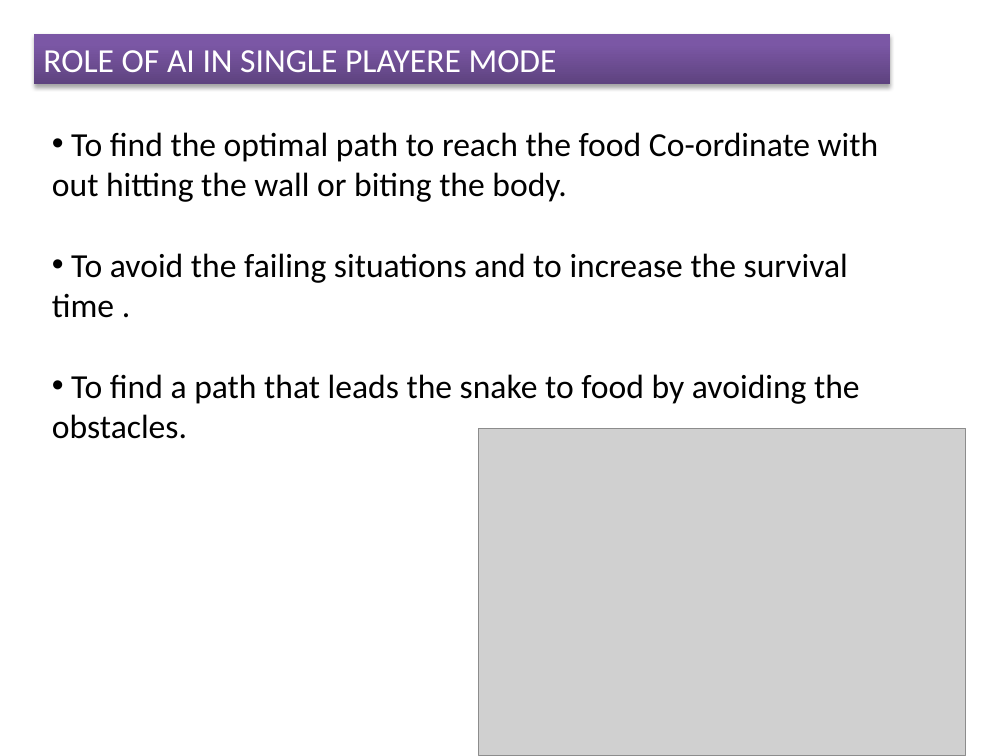
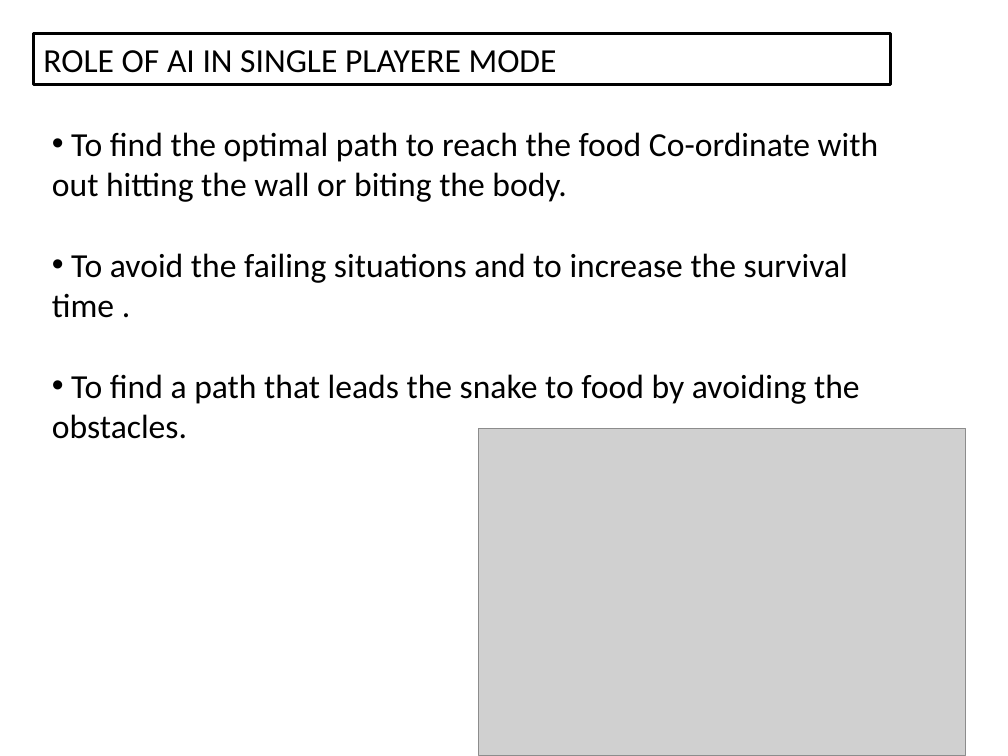
Before and after one commit to Greeny6092/Mini-Project-sem7-, a slide deck: slide 6 of presentation/AI BASED MULTIPLAYER SNAKE GAME(mini project).pptx. Drawn at 1008x756 pixels with LibreOffice and Linux fonts; fonts in the diff are those of the drawing; grey boxes stand for pictures. Boxes give left, top, right and bottom in pixels: in the first picture for what was removed or moved away, otherwise in the second. Text is boxed around its words. In the diff, an @@ line names an element or a change of style, - is before the commit and + after.

```diff
--- a/presentation/AI BASED MULTIPLAYER SNAKE GAME(mini project).pptx
+++ b/presentation/AI BASED MULTIPLAYER SNAKE GAME(mini project).pptx
@@ rectangle "ROLE OF AI IN SINGLE ..." at (33,33,890,84): text colour #FFFFFF to #000000; fill gradient #5F4480 to #7B58A6 to #7C57A8 to #FFFFFF; outline none to #000000 2 pt; shadow off @@
```
Also in this commit, not shown: 4 other slides changed.
